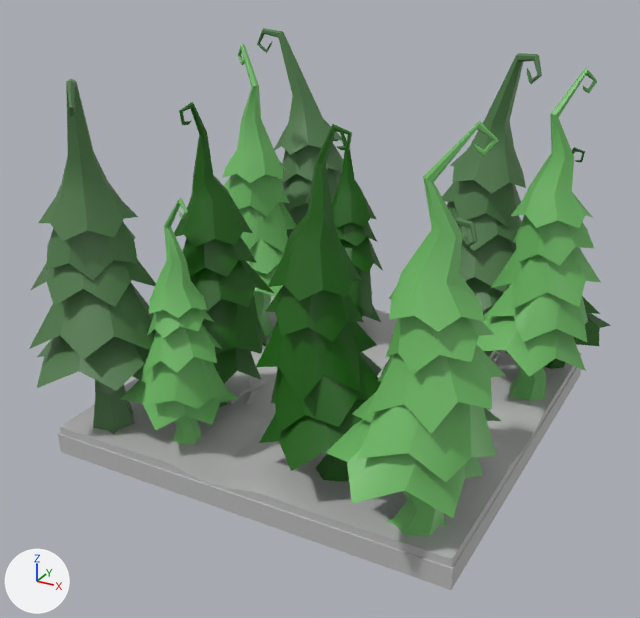
Renders of the FBX model Cryptique/Assets/FBX/FullRoom/3 - Forest/Foret_labyrinth06.fbx from each side of a commit.
Before and after are seen from a 50 mm camera at (7.49, -14.28, 9.4) aimed at (-0.09, -0.49, 2.5). The lights are fixed; the arrows at lower left show +X, +Y and +Z. Where no turn or scale is listed for an object, it has been applied to the vertices.

The first picture shows 'sapin39', 'sapin40', 'sapin41', 'sapin42', 'sapin43', 'sapin44', 'sapin46', 'sapin47', 'sapin48', 'sapin49', 'sapin50', 'sol33', 'sol34'.
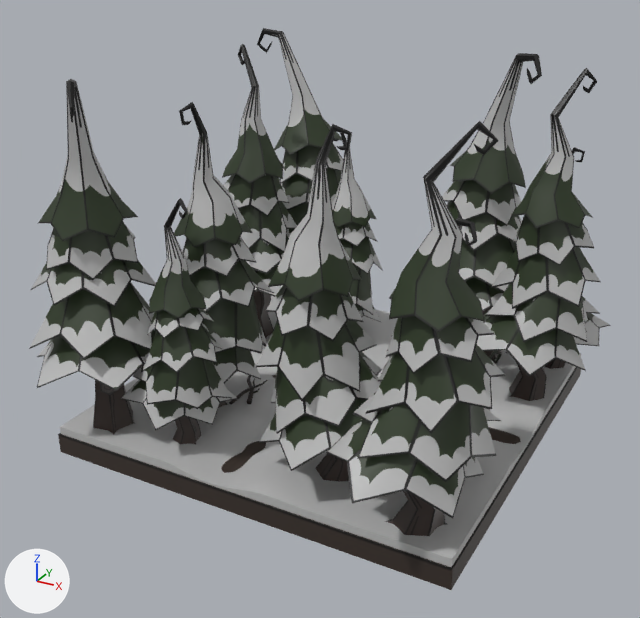
What differs and where, as boxes (x1, y1, x2, y2) in the pictures (640 x 618 px):
'sapin46', recoloured (green to grey): (326, 121, 506, 536) in both
'sapin48', recoloured (green to grey): (29, 79, 156, 435) in both
'sapin47', recoloured (green to grey): (256, 124, 382, 482) in both
'sapin43', recoloured (green to grey): (477, 68, 600, 401) in both
'sapin50', recoloured (green to grey): (174, 102, 274, 408) in both
'sapin49', recoloured (green to grey): (121, 198, 238, 445) in both
'sol33', recoloured (grey to black): (58, 349, 581, 590) in both
'sapin44', recoloured (green to grey): (442, 53, 542, 361) in both
'sapin39', recoloured (green to grey): (222, 44, 297, 338) in both
'sapin41', recoloured (green to grey): (257, 28, 343, 238) in both
'sapin40', recoloured (green to grey): (331, 131, 383, 322) in both
'sapin42', recoloured (green to grey): (505, 147, 611, 369) in both

The change in detail:
Picture 'sapin02_RGB.png' (img_sapin02_rgb_png) is new.
Picture 'sapin01_RGB.png' (img_sapin01_rgb_png) is new.
Picture 'sapin03_RGB.png' (img_sapin03_rgb_png) is new.
Picture 'sol_ext.png' (img_sol_ext_png) is new.
Material 'sapin136' (mat_sapin136) is new.
Its texture is img_sapin02_rgb_png.
Material 'sapin138' (mat_sapin138) is new.
Its texture is img_sapin01_rgb_png.
Material 'sapin137' (mat_sapin137) is new.
Its texture is img_sapin03_rgb_png.
Material 'terre' (mat_terre) is new.
Its texture is img_sol_ext_png.
me_mesh_027 has 8 vertices, 5 faces and spans x -4.0..4.0, y -4.0..4.0, z -0.2..0.2.
me_mesh_027 no longer uses material mat_piece_taverne (grey #bcbcbc).
me_mesh_027 now uses material mat_terre (picture img_sol_ext_png).
me_mesh_009 has 209 vertices, 146 faces and spans x -2.24..0.79, y -0.96..1.93, z -0.01..6.73.
me_mesh_009 no longer uses material mat_sapin02 (green #517d4c).
me_mesh_009 now uses material mat_sapin137 (picture img_sapin03_rgb_png).
me_mesh_006 has 196 vertices, 134 faces and spans x -1.54..0.69, y -0.96..0.96, z 0.0..4.92.
me_mesh_006 no longer uses material mat_sapin03 (dark green #186000).
me_mesh_006 now uses material mat_sapin138 (picture img_sapin01_rgb_png).
me_mesh_002 has 196 vertices, 134 faces and spans x -1.37..1.08, y -1.82..0.87, z 0.0..6.09.
me_mesh_002 no longer uses material mat_sapin03 (dark green #186000).
me_mesh_002 now uses material mat_sapin138 (picture img_sapin01_rgb_png).
me_mesh_008 has 209 vertices, 146 faces and spans x -0.53..2.31, y -1.4..1.36, z -0.01..6.73.
me_mesh_008 no longer uses material mat_sapin02 (green #517d4c).
me_mesh_008 now uses material mat_sapin137 (picture img_sapin03_rgb_png).
me_mesh_007 has 199 vertices, 138 faces and spans x -0.48..2.31, y -1.8..0.73, z 0.0..6.6.
me_mesh_007 no longer uses material mat_sapin01 (green #6fbc66).
me_mesh_007 now uses material mat_sapin136 (picture img_sapin02_rgb_png).
me_mesh_001 has 199 vertices, 138 faces and spans x -1.67..0.27, y -0.73..1.14, z 0.0..4.88.
me_mesh_001 no longer uses material mat_sapin01 (green #6fbc66).
me_mesh_001 now uses material mat_sapin136 (picture img_sapin02_rgb_png).
me_mesh_004 has 199 vertices, 138 faces and spans x -2.05..0.37, y -1.98..0.9, z 0.0..6.6.
me_mesh_004 no longer uses material mat_sapin01 (green #6fbc66).
me_mesh_004 now uses material mat_sapin136 (picture img_sapin02_rgb_png).
me_mesh_011 has 199 vertices, 138 faces and spans x -1.8..0.72, y -2.31..0.48, z 0.0..6.6.
me_mesh_011 no longer uses material mat_sapin01 (green #6fbc66).
me_mesh_011 now uses material mat_sapin136 (picture img_sapin02_rgb_png).
me_mesh has 209 vertices, 146 faces and spans x -2.2..1.05, y -0.74..2.02, z -0.01..6.73.
me_mesh no longer uses material mat_sapin02 (green #517d4c).
me_mesh now uses material mat_sapin137 (picture img_sapin03_rgb_png).
me_mesh_010 has 196 vertices, 134 faces and spans x -0.83..1.35, y -0.82..1.19, z 0.0..4.92.
me_mesh_010 no longer uses material mat_sapin03 (dark green #186000).
me_mesh_010 now uses material mat_sapin138 (picture img_sapin01_rgb_png).
me_mesh_003 has 196 vertices, 134 faces and spans x -0.93..1.91, y -1.19..1.35, z 0.0..6.24.
me_mesh_003 no longer uses material mat_sapin03 (dark green #186000).
me_mesh_003 now uses material mat_sapin138 (picture img_sapin01_rgb_png).
